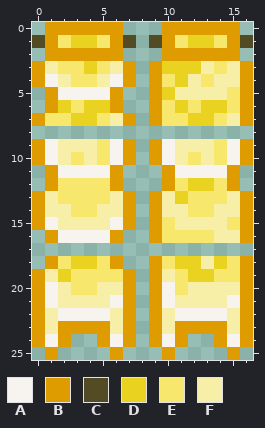
Pixel-art sprite: Content/Items/Banners/ToPBanners.png. The picture above is the old version.
The file is 34x52 pixels, drawn in blocks of 2x2; one block is one cell here.
Palette (. is transparent): A #f7f3ef  B #de9c00  C #524b24  D #ead221  E #f7e76d  F #f7efa7
Pixels before, first column x 0:
 0 .BBBBBB...BBBBBB.
 1 CBEDDEBC.CBEDDEBC
 2 .BBBBBB...BBBBBB.
 3 BFEEDEFB.BDDDFEFB
 4 BAFEEFAB.BEDFEFFB
 5 .BAAAAB..BDFFFFEB
 6 .BDEDDB..BEDEDDEB
 7 BEEDDEFB.BEEDDEFB
 8 .................
 9 BAFFFEAB.BAFFFEAB
10 BAFEFEAB.BAFEFEAB
11 .BAAAAB...BAAAAB.
12 .BEEEEB...BEDDEB.
13 BFEEEEFB.BFDEEEFB
14 BFFEEFFB.BFFEEFFB
15 BAFFFFAB.BEFFFFEB
16 .BAAAAB..BEEEEFFB
17 .................
18 .BEDDEB..BEDDFDEB
19 BFDEEEEB.BFEDDEEB
20 BAFEEFFB.BAEFFFFB
21 BAFFFFAB.BAFFFFAB
22 BFAAAAFB.BFAAAAFB
23 BFBBBBFB.BFBBBBFB
24 BAB..BAB.BAB..BAB
25 .B....B...B....B.
Once edited:
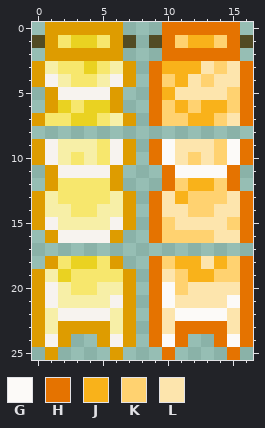
Colours new in this view: G #fcfaf8  H #e57300  J #f9b21a  K #ffd270  L #fde5ad
Edits made:
Colour A becomes colour G in rows 9 to 10 at x 10 and 15; in row 11 at x 11 to 14; in row 20 at x 10; in row 21 at x 10 and 15; in row 22 at x 11 to 14; in row 24 at x 10 and 15.
Colour B becomes colour H in row 0 at x 10 to 15; in row 1 at x 10 and 15; in row 2 at x 10 to 15; in rows 3 to 7 at x 9 and 16; in rows 9 to 10 at x 9 and 16; in rows 11 to 12 at x 10 and 15.
Colour B becomes colour H in rows 13 to 16 at x 9 and 16; in rows 18 to 22 at x 9 and 16; in row 23 at x 9, 11 to 14 and 16; in row 24 at x 9, 11, 14 and 16; in row 25 at x 10 and 15.
Colour D becomes colour J in row 1 at x 12 to 13; in row 3 at x 10 to 12; in row 4 at x 11; in row 5 at x 10; in row 6 at x 11 and 13 to 14; in row 7 at x 12 to 13.
Colour D becomes colour J in row 12 at x 12 to 13; in row 13 at x 11; in row 18 at x 11 to 12 and 14; in row 19 at x 12 to 13.
Colour E becomes colour K in row 1 at x 11 and 14; in row 3 at x 14; in row 4 at x 10 and 13; in row 5 at x 15; in row 6 at x 10, 12 and 15; in row 7 at x 10 to 11 and 14.
Colour E becomes colour K in row 9 at x 14; in row 10 at x 12 and 14; in row 12 at x 11 and 14; in row 13 at x 12 to 14; in row 14 at x 12 to 13; in row 15 at x 10 and 15.
Colour E becomes colour K in row 16 at x 10 to 13; in row 18 at x 10 and 15; in row 19 at x 11 and 14 to 15; in row 20 at x 11.
Colour F becomes colour L in row 3 at x 13 and 15; in row 4 at x 12 and 14 to 15; in row 5 at x 11 to 14; in row 7 at x 15; in row 9 at x 11 to 13; in row 10 at x 11 and 13.
Colour F becomes colour L in row 13 at x 10 and 15; in row 14 at x 10 to 11 and 14 to 15; in row 15 at x 11 to 14; in row 16 at x 14 to 15; in row 18 at x 13; in row 19 at x 10.
Colour F becomes colour L in row 20 at x 12 to 15; in row 21 at x 11 to 14; in rows 22 to 23 at x 10 and 15.
